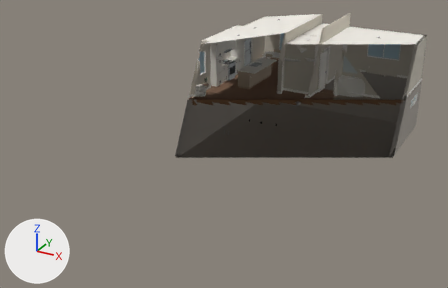
The glTF model docs/seville-470a.glb, before and after one commit.
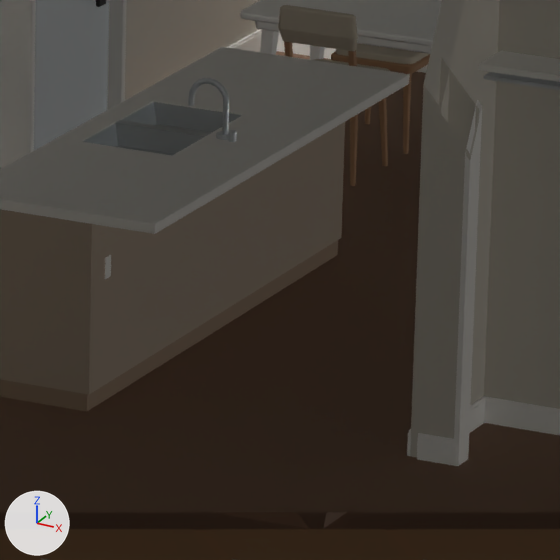
Each version is shown whole from a 50 mm lens placed at (15.6, -33.32, 10.3), pointed at (3.43, -11.2, -0.76), then close up on the part from 54% to 65% of the width and 18% to 35% of the height. The lights are fixed; the arrows at lower left show +X, +Y and +Z. The last two pictures show the newer version. Everything nearer to the camera than a plane just in front of the edit is cut away. Where no turn or scale is listed for an object, it has been applied to the vertices.

Objects in the first close-up: 'ceiling · Exposed basement joists', 'fixture · Brushed stainless steel', 'fixture · Fawn transition', 'fixture · Maple White quartz', 'fixture · Uniboard 300 Dolomite Classic White', 'fixture · Uniboard K14 Riviera Oak', 'floor · Torlys Classic Plus Warm Brown Oak', 'furniture · Natural oak dining furniture', 'furniture · Oatmeal woven upholstery', 'furniture · Satin white dining table', 'wall · Cloverdale 0231 Desert Mirage', 'wall · White lacquered woodwork and slab doors' and 3 more.
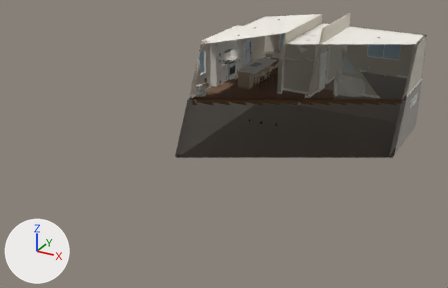
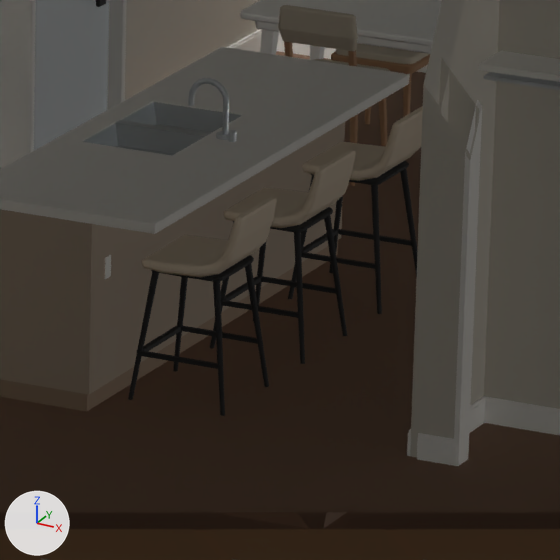
Commit message: Add three tucked-in island stools

Boxes [x1, y1, x2, y2] around the edits, measured in the close-ups (560 x 560 px):
'furniture · Cream woven island stool upholstery', added (beige): after [142, 106, 423, 277]
'furniture · Matte black island stool frames', added: after [128, 161, 418, 416]

What the commit changed:
Material 'Matte black island stool frames' (mat_matte_black_island_stool_frames) is new.
Its base color is (0.0176, 0.0185, 0.0194) (black #242526).
Its roughness is 0.82.
Material 'Cream woven island stool upholstery' (mat_cream_woven_island_stool_upholstery) is new.
Its base color is (0.753, 0.624, 0.468) (beige #e1cfb6).
Its roughness is 0.82.
Mesh me_furniture___matte_black_island_stool_frames is new.
It has 888 vertices, 1680 faces and spans x 2.09..2.57, y -5.69..-3.51, z 0.0..0.62.
It uses material mat_matte_black_island_stool_frames (black #242526).
Mesh me_furniture___cream_woven_island_stool_upholstery is new.
It has 540 vertices, 1068 faces and spans x 2.13..2.61, y -5.68..-3.52, z 0.61..0.92.
It uses material mat_cream_woven_island_stool_upholstery (beige #e1cfb6).
Object 'furniture · Matte black island stool frames' (ob_furniture___matte_black_island_stool_frames) is new; it shows me_furniture___matte_black_island_stool_frames.
Its location is (0.0, 0.0, 0.0).
Object 'furniture · Cream woven island stool upholstery' (ob_furniture___cream_woven_island_stool_upholstery) is new; it shows me_furniture___cream_woven_island_stool_upholstery.
Its location is (0.0, 0.0, 0.0).
